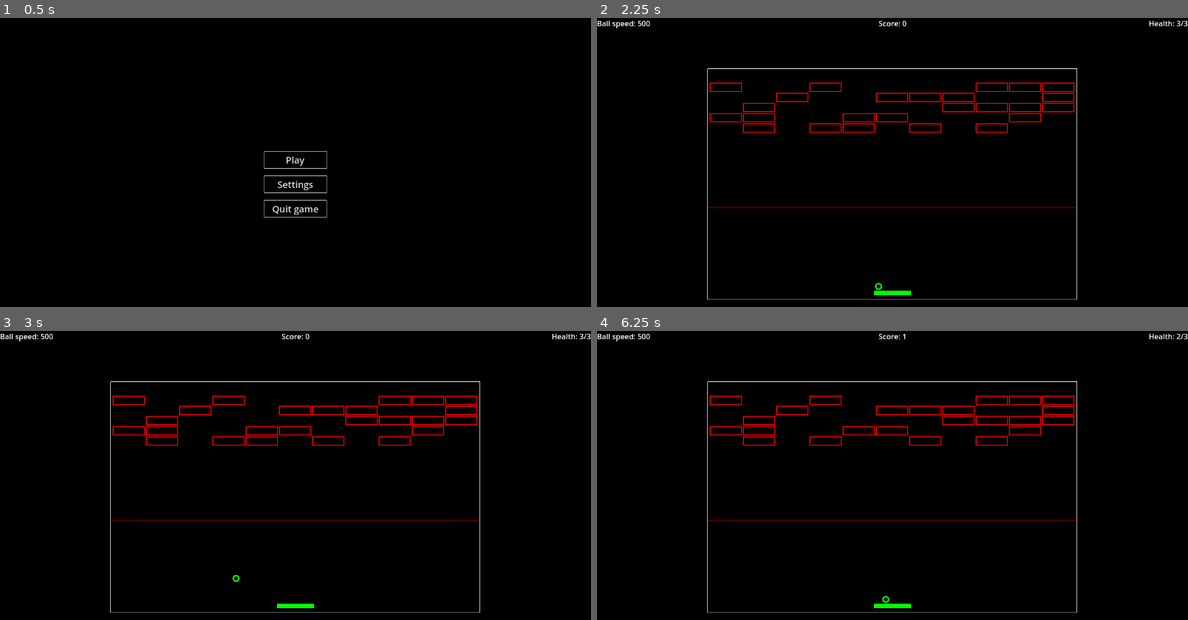
Above: before the commit, frames 1-4 (two rows, left to right).
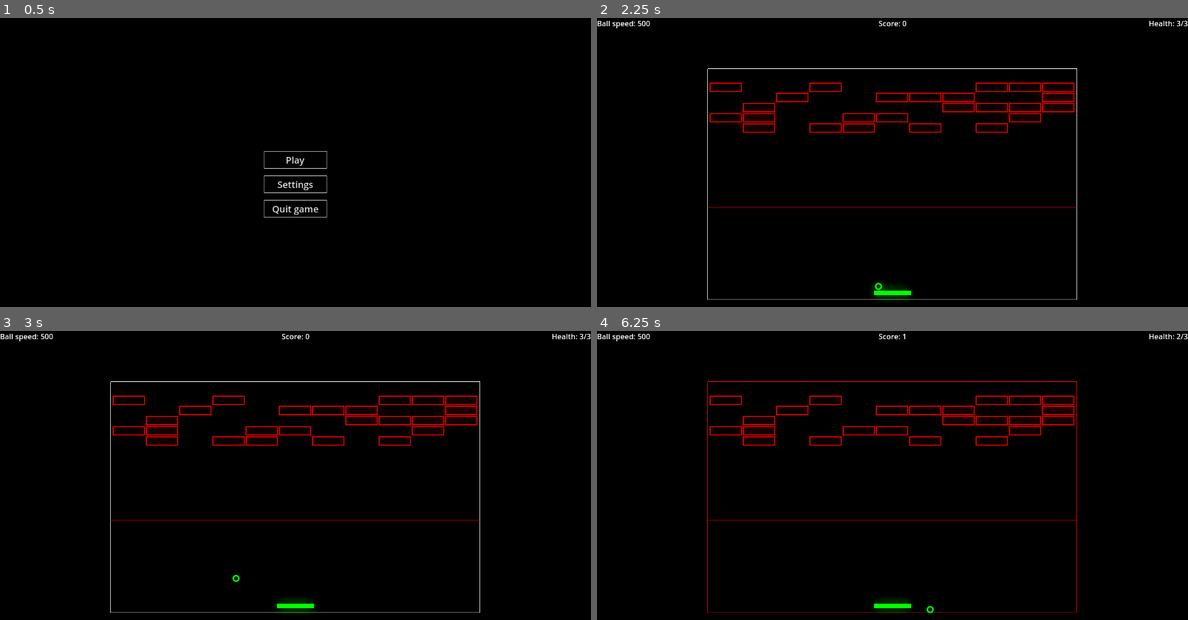
Above: after the commit, the same moments.

Repository: Germenzi/Infinitoid
Game: Godot game, scene res://main.tscn
The game is run twice, just before and just after one commit, with the same random seed, the same clock (stepped at 60 frames per second) and the same inputs. The engine's default icon, where the game draws it, is replaced by a stand-in: a white triangle on a blue panel in a dark square.
Inputs (mouse positions are in pixels of both pictures, inside the frame that each line leads up to):
- Up to frame 1 (0.5 s): no input
- Up to frame 2 (2.25 s): click "Play" at 0.5 s; tap Enter at 1.25 s; drag from (892, 162) to (951, 110) at 1.27 s; click "Start" at 2 s
- Up to frame 3 (3 s): tap Space at 2.75 s; drag from (177, 513) to (265, 565) at 2.77 s
- Up to frame 4 (6.25 s): tap Enter at 3.5, 5 s; move the mouse to (951, 423) at 3.52 s; hold Up (ui_up) 3.53-4.25 s; tap O at 3.6, 5.1 s; tap Space at 4.25, 5.75 s; drag from (862, 565) to (715, 446) at 4.27 s; move the mouse to (1069, 547) at 5.02 s; hold Down (ui_down) 5.03-5.75 s; drag from (715, 446) to (803, 414) at 5.77 s

Frame 1 is identical in both runs. In frame 2, 0.6% of the frame differs, in the area x 24-81%, y 24-98%; in frame 3, 0.5%; in frame 4, 1.0%, in the area x 18-82%, y 17-98%.

Commit message:
Add damage indication

Diff:
--- a/scenes/arcanoid_game.tscn
+++ b/scenes/arcanoid_game.tscn
@@ -21,7 +21,7 @@
 
 
 func _draw() -> void:
-	draw_rect(Rect2(Vector2.ZERO, _game_state.playing_area_size), Color.WHITE, false)
+	draw_rect(Rect2(Vector2.ZERO, _game_state.playing_area_size), _game_state.playing_area_rect_color, false)
 
 	draw_line(Vector2(0, _game_state.blocks_deadline_height),
 		Vector2(_game_state.playing_area_size.x, _game_state.blocks_deadline_height),
@@ -55,6 +55,8 @@
 
 @onready
 var _game_state : GameState = %GameState
+
+const DAMAGE_TIME_AWATING : float = 1.0 # sec
 
 enum BallCollisionTypes {
 	BORDER,
@@ -62,12 +64,20 @@
 	BLOCK
 }
 
+enum DamageReasons {
+	BALL_FALLED,
+	DEADLINE_REACHED,
+}
+
 var chosen_ability : Ability
+
+var _damage_reason : DamageReasons
 
 func _ready() -> void:
 	_game_state.state_machine.handle_state(GameState.GAME_STARTING_STATE, _on_state_game_starting)
 	_game_state.state_machine.handle_state(GameState.LAUNCHING_BALL_STATE, _on_state_launching_ball)
 	_game_state.state_machine.handle_state(GameState.CONTROLLING_BALL_STATE, _on_state_controlling_ball)
+	_game_state.state_machine.handle_state(GameState.WAITING_FOR_DAMAGE_STATE, _on_state_waiting_for_damage)
 
 	_game_state.state_machine.state = GameState.GAME_STARTING_STATE
 
@@ -88,6 +98,15 @@
 
 func _on_state_controlling_ball() -> void:
 	pass
+
+
+func _on_state_waiting_for_damage() -> void:
+	var old_color : Color = _game_state.playing_area_rect_color
+	var tween := create_tween()
+	tween.tween_property(_game_state, \"playing_area_rect_color\",
+		Color.RED, DAMAGE_TIME_AWATING*0.2)
+	tween.chain().tween_property(_game_state, \"playing_area_rect_color\",
+		old_color, DAMAGE_TIME_AWATING*0.8)
 
 
 func _process(delta: float) -> void:
@@ -267,22 +286,28 @@
 
 
 func _on_ball_falled() -> void:
+	_damage_reason = DamageReasons.BALL_FALLED
+	await _do_damage()
 	_game_state.state_machine.go_state(GameState.LAUNCHING_BALL_STATE)
-	_game_state.health -= 1
-
-	if _game_state.health <= 0:
-		_on_health_expired()
 
 
 func _on_blocks_reached_deadline() -> void:
+	_damage_reason = DamageReasons.DEADLINE_REACHED
+	await _do_damage()
+
 	_game_state.blocks = []
 	for i:int in _game_state.initial_block_rows:
 		_spawn_blocks_layer()
+	_game_state.state_machine.go_state(GameState.LAUNCHING_BALL_STATE)
+
+
+func _do_damage() -> void:
 	_game_state.health -= 1
 	if _game_state.health <= 0:
 		_on_health_expired()
 	else:
-		_game_state.state_machine.go_state(GameState.LAUNCHING_BALL_STATE)
+		_game_state.state_machine.go_state(GameState.WAITING_FOR_DAMAGE_STATE)
+		await get_tree().create_timer(DAMAGE_TIME_AWATING).timeout
 
 
 func _on_health_expired() -> void:
@@ -453,6 +478,15 @@
 [sub_resource type="Environment" id="Environment_a6df3"]
 background_mode = 3
 glow_enabled = true
+glow_levels/1 = 5.99
+glow_levels/2 = 2.71
+glow_levels/3 = 2.22
+glow_levels/5 = 0.0
+glow_normalized = true
+glow_intensity = 1.75
+glow_strength = 0.64
+glow_bloom = 0.39
+glow_blend_mode = 0
 
 [node name="ArcanoidGame" type="Node"]
 
--- a/scripts/GameState.gd
+++ b/scripts/GameState.gd
@@ -5,6 +5,7 @@
 const GAME_STARTING_STATE : StringName = &"GAME_STARTING_STATE"
 const LAUNCHING_BALL_STATE : StringName = &"LAUNCHING_BALL_STATE"
 const CONTROLLING_BALL_STATE : StringName = &"CONTROLLING_BALL_STATE"
+const WAITING_FOR_DAMAGE_STATE : StringName = &"WAITING_FOR_DAMAGE_STATE"
 
 @export_range(1.0, 1.5)
 var speed_factor : float = 1.05
@@ -14,6 +15,9 @@
 
 @export
 var playing_area_size : Vector2 = Vector2(800, 500)
+
+@export
+var playing_area_rect_color : Color = Color.WHITE
 
 @export_category("Ball")
 @export_range(2.0, 200.0)
